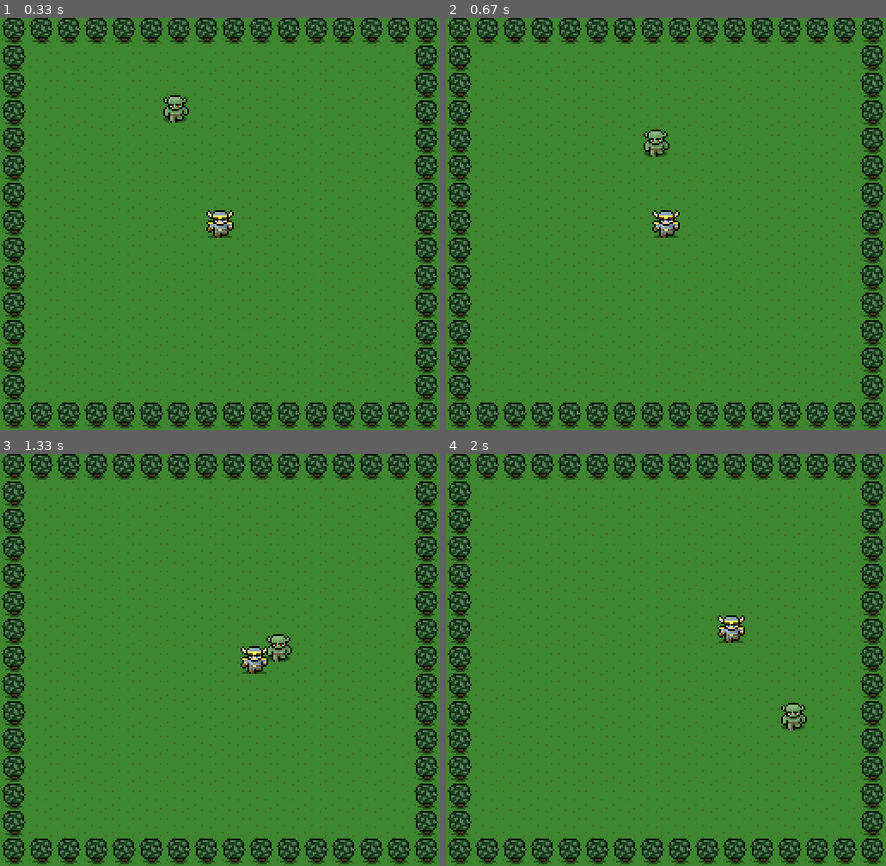
Above: before the commit, frames 1-4 (two rows, left to right).
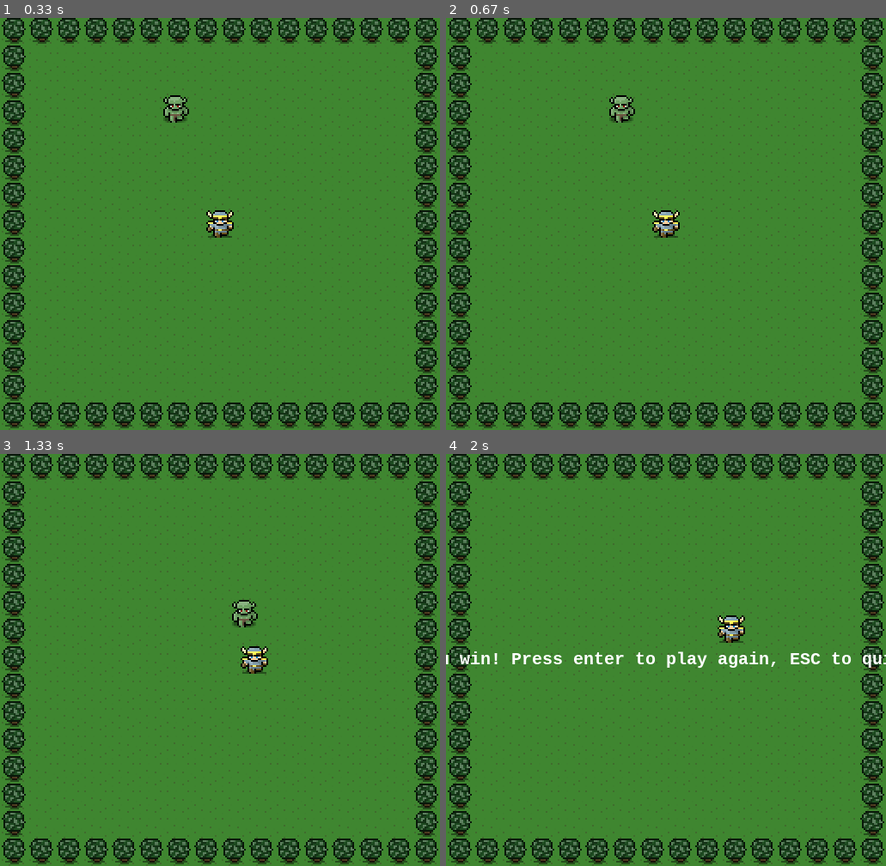
Above: after the commit, the same moments.

Repository: JeremyRoussel/pygame-project
Game: pygame game, started from OOP-base.py
The game is run twice, just before and just after one commit, with the same random seed, the same clock (stepped at 60 frames per second) and the same inputs.
Inputs:
- Up to frame 1 (0.33 s): no input
- Up to frame 2 (0.67 s): tap Enter at 0.33 s
- Up to frame 3 (1.33 s): tap Space at 0.67 s; hold Right from 1 s (still down)
- Up to frame 4 (2 s): release Right at 1.47 s; hold Up 1.5-1.8 s; hold Right from 1.83 s (still down)

Frame 1 is identical in both runs. In frame 2, 0.6% of the frame differs, in the area x 37-51%, y 18-34%; in frame 3, 0.6%; in frame 4, 1.4%, in the area x 0-100%, y 47-68%.

Commit message:
Collison detection and game restart on win

Diff:
--- a/OOP-base.py
+++ b/OOP-base.py
@@ -1,4 +1,5 @@
 import pygame
+import math
 from sprites import *
 # from gameinit import *
 
@@ -18,7 +19,12 @@
 
     def run(self):
         # Game initialization
-        #
+        caught = 0
+        music = 0
+
+        # Sound
+        win_sound = pygame.mixer.Sound('sounds/win.wav')
+
         # keys
         KEY_UP = 273
         KEY_DOWN = 274
@@ -50,6 +56,14 @@
                         hero.xspd += -2
                     elif event.key == KEY_RIGHT:
                         hero.xspd += 2
+                    elif event.key == pygame.K_RETURN:
+                        # RESTART CODE
+                        hero = Hero((self.width/2-16), (self.height/2-16))
+                        monster = Monster(150, 50)
+                        caught = 0
+                        music = 0
+                    elif event.key == pygame.K_ESCAPE:
+                        stop_game = True
                 if event.type == pygame.KEYUP:
                     if event.key == KEY_DOWN:
                         hero.yspd += -2
@@ -69,17 +83,35 @@
             monster.move(2,2)
             hero.update()
 
+            if monster.active == 1:
+                if monster.xpos + 32 < hero.xpos:
+                    caught = 0
+                elif hero.xpos + 32 < monster.xpos:
+                    caught = 0
+                elif monster.ypos + 32 < hero.ypos:
+                    caught = 0
+                elif hero.ypos + 32 < monster.ypos:
+                    caught = 0
+                else:
+                    caught = 1
+
+
             # Draw background - constant
 
             self.screen.blit(self.bkg, (0,0))
 
             #Draw Characters
             self.screen.blit(hero.sp, (hero.xpos, hero.ypos))
-            self.screen.blit(monster.sp, (monster.xpos, monster.ypos))
 
+            if monster.active == 1:
+                self.screen.blit(monster.sp, (monster.xpos, monster.ypos))
 
-
-
+            if caught == 1:
+                if music == 0:
+                    win_sound.play()
+                    music += 1
+                self.draw_text("You win! Press enter to play again, ESC to quit!")
+                monster.active = 0
 
             # Game display
 
@@ -88,5 +120,13 @@
 
         pygame.quit()
 
+    def draw_text(self, text):
+        """Center text in window
+        """
+        fw, fh = self.font.size(text) # fw: font width,  fh: font height
+        surface = self.font.render(text, True, (255, 255, 255))
+        # // makes integer division in python3
+        self.screen.blit(surface, ((self.width - fw) // 2, (self.height - fh) // 2))
+
 if __name__ == '__main__':
     MonChase().run()
--- a/sprites.py
+++ b/sprites.py
@@ -6,6 +6,9 @@
         self.ypos = y_pos
         self.xspd = 0
         self.yspd = 0
+        self.x_center = self.xpos + 16
+        self.y_center = self.ypos + 16
+        self.active = 1
 
     def move(self, x_mov, y_mov):
         if x_mov > 0:
